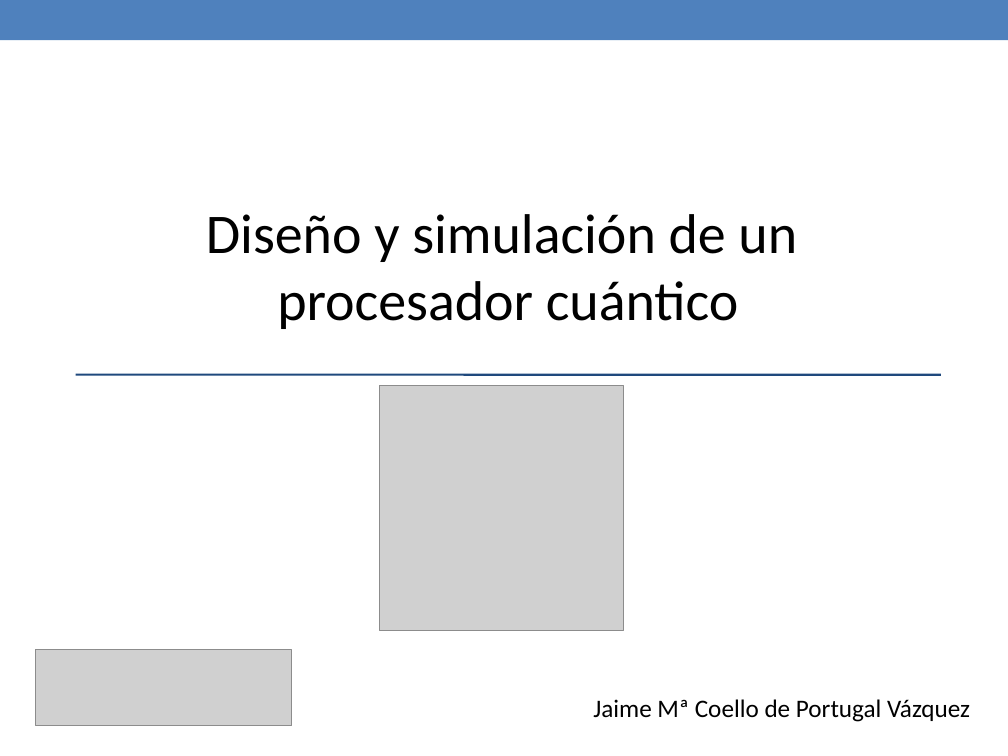
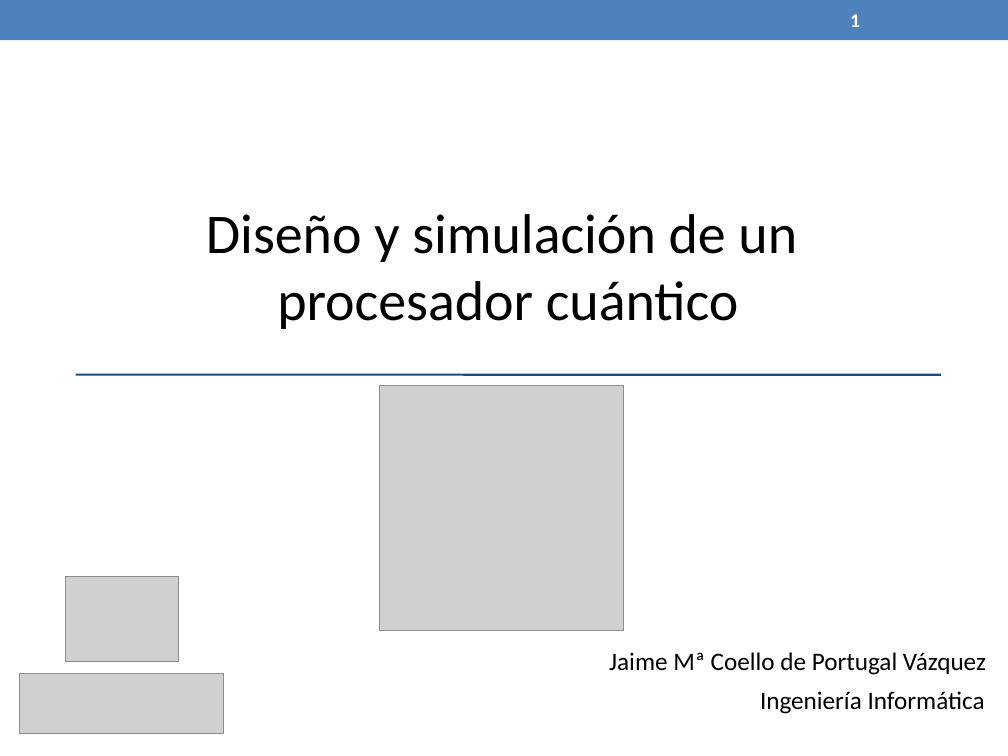
Before and after one commit to jaimecp89/qMIPS101, a slide deck: slide 1 of qMIPS/doc/Presentacion PFC.pptx. Drawn at 1008x756 pixels with LibreOffice and Linux fonts; fonts in the diff are those of the drawing; grey boxes stand for pictures. Boxes give left, top, right and bottom in pixels: in the first picture for what was removed or moved away, otherwise in the second. Text is boxed around its words. In the diff, an @@ line names an element or a change of style, - is before the commit and + after.

```diff
--- a/qMIPS/doc/Presentacion PFC.pptx
+++ b/qMIPS/doc/Presentacion PFC.pptx
@@ page number added at bbox=[850, 14, 860, 27], 14 pt, text #FFFFFF, bold @@
+1
@@ picture added at bbox=[66, 577, 179, 662] @@
@@ text "Jaime Mª Coello de Portugal ...": place and size @@
-text "Jaime Mª Coello de Portugal ..." at bbox=[593, 699, 970, 722]
+text "Jaime Mª Coello de Portugal ..." at bbox=[609, 652, 986, 675]
@@ picture: place and size @@
-picture at bbox=[35, 650, 291, 726]
+picture at bbox=[20, 673, 224, 734]
@@ text added at bbox=[760, 691, 985, 714], 18 pt, text #000000 @@
+Ingeniería Informática
```
Also in this commit, not shown: 34 other slides changed, 8 slides added, 1 slide removed.
